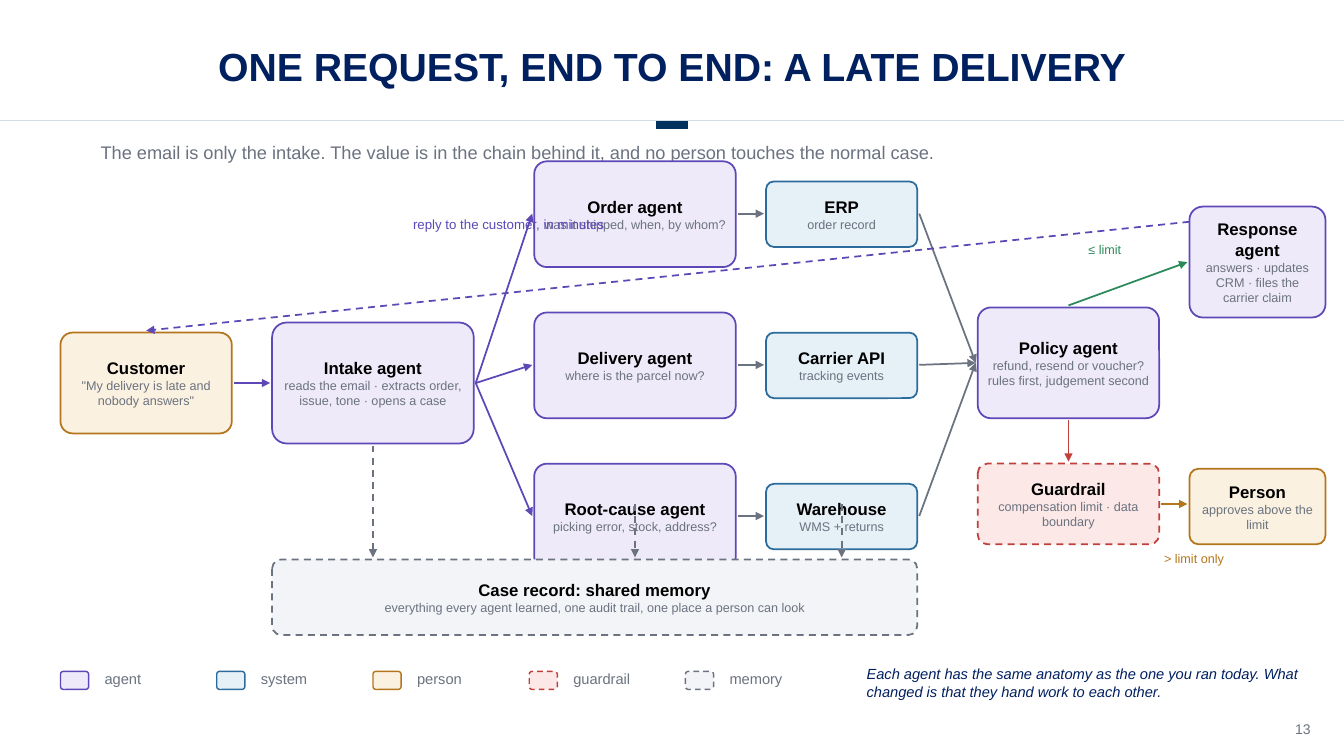
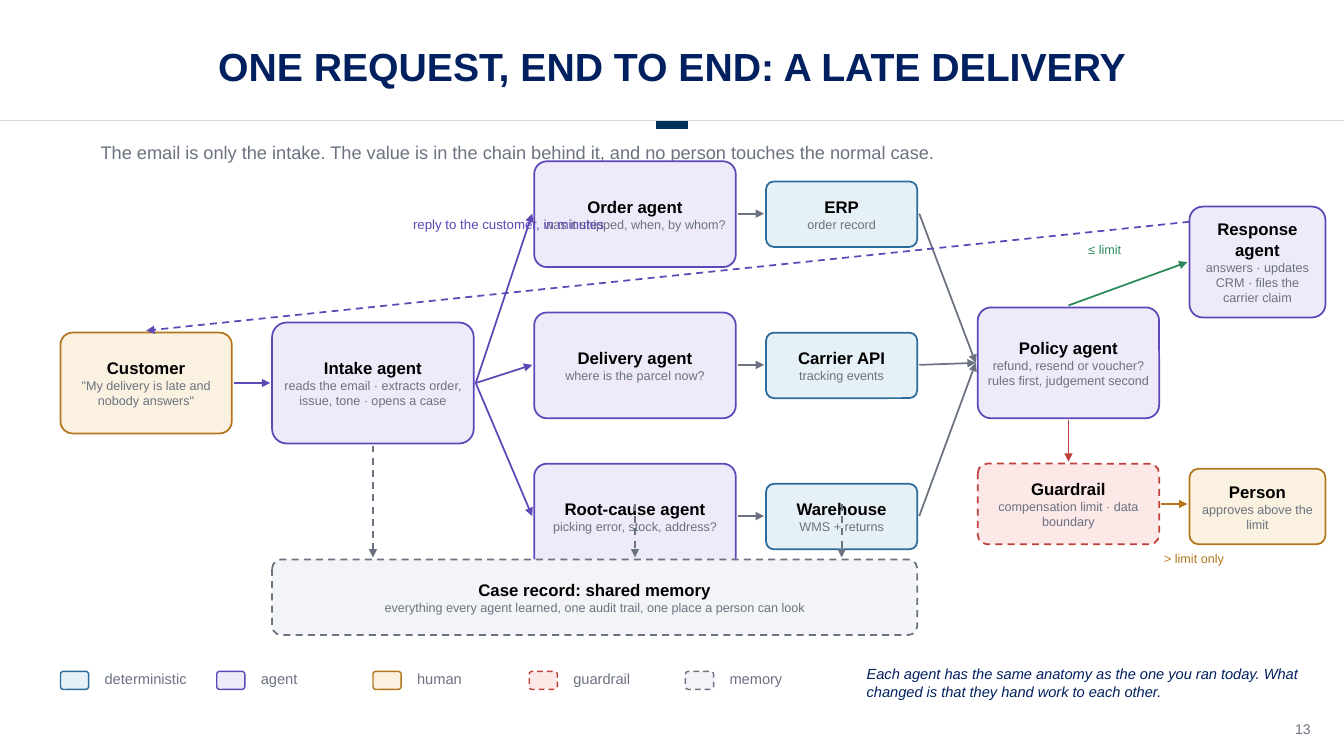
Before and after one commit to drestrepoa/Claudecode, a slide deck: slide 13 of slides/agent-challenge-hr.pptx. Drawn at 1344x756 pixels with LibreOffice and Linux fonts; fonts in the diff are those of the drawing; background and template pictures are left out. Boxes give left, top, right and bottom in pixels: in the first picture for what was removed or moved away, otherwise in the second. Text is boxed around its words. In the diff, an @@ line names an element or a change of style, - is before the commit and + after.

```diff
--- a/slides/agent-challenge-hr.pptx
+++ b/slides/agent-challenge-hr.pptx
@@ rounded rectangle at (60, 671, 89, 690): fill #EEEAF9 to #E6F0F7; outline #5E48B8 1 pt to #2C6C9C 1 pt @@
@@ text added at (105, 673, 187, 684), 10.5 pt, text #6B7280 @@
+deterministic
@@ rounded rectangle at (217, 671, 245, 690): fill #E6F0F7 to #EEEAF9; outline #2C6C9C 1 pt to #5E48B8 1 pt @@
@@ text "agent": place and size @@
-text "agent" at (105, 675, 142, 687)
+text "agent" at (261, 674, 298, 687)
@@ text removed at (261, 674, 307, 687) @@
-system
@@ text at (417, 673, 462, 684): text changed @@
-person
+human
```
Also in this commit, not shown: 3 other files.
